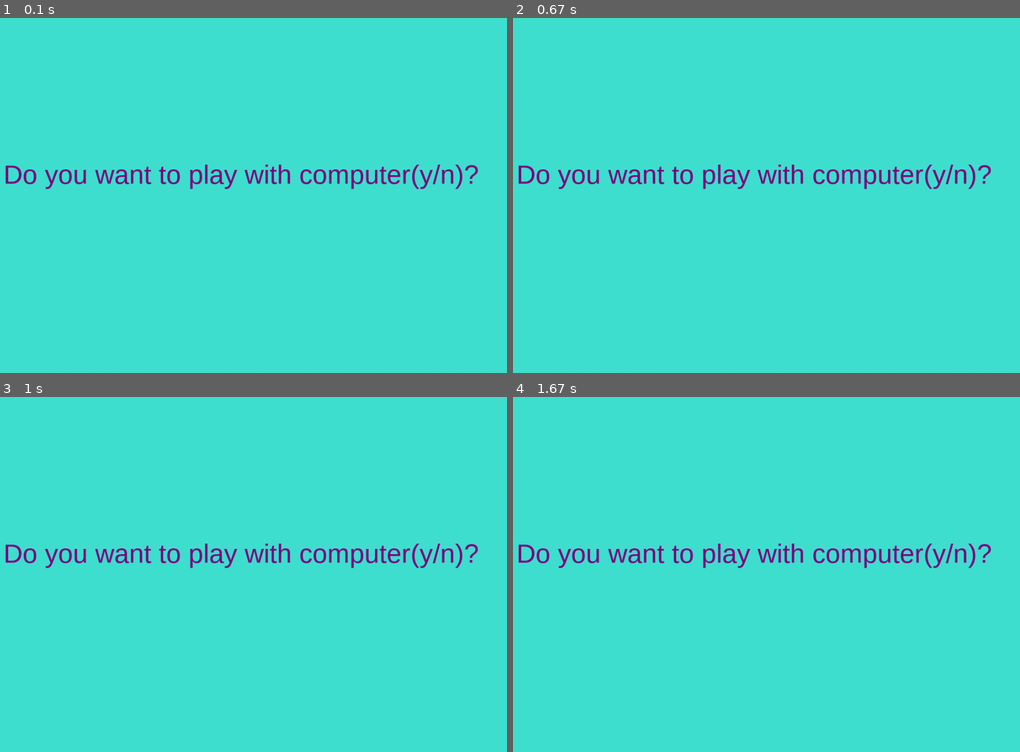
Above: before the commit, frames 1-4 (two rows, left to right).
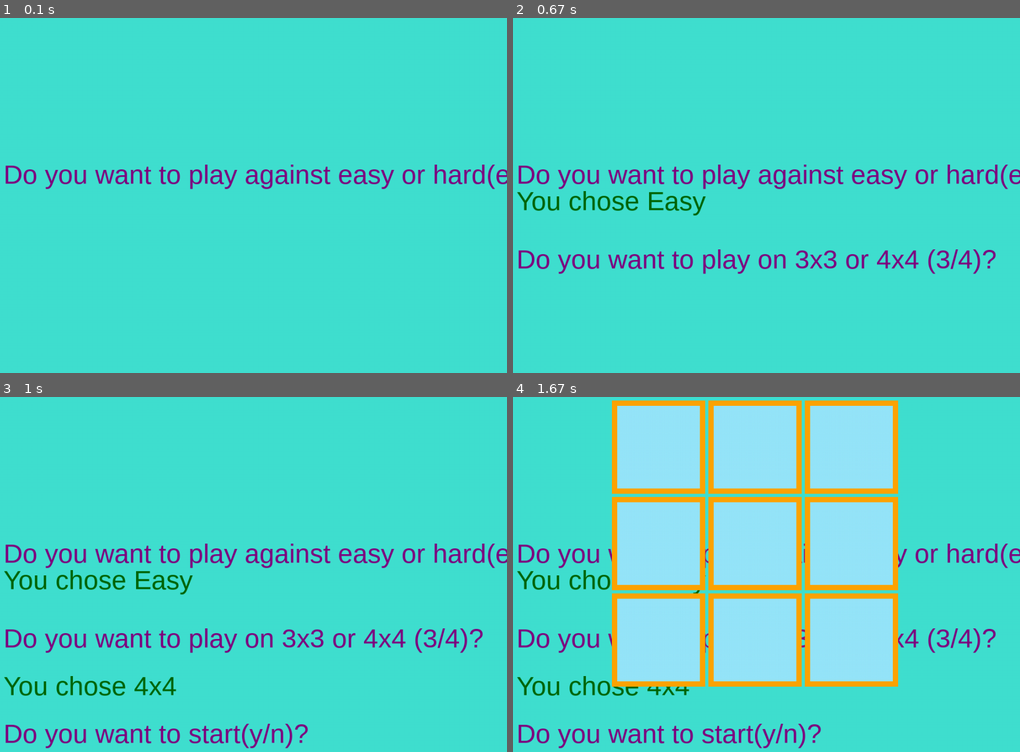
Above: after the commit, the same moments.

Repository: vv-ss/avpython
Game: pygame game, started from jugend_forscht/tictactoe/tictactoe pygame.py
Two runs of this game, one before a commit and one after it. Both use one fixed random seed, a clock stepped at 60 frames per second and the inputs below.
Inputs:
- Up to frame 1 (0.1 s): no input
- Up to frame 2 (0.67 s): tap E at 0.33 s
- Up to frame 3 (1 s): tap 4 at 0.67 s
- Up to frame 4 (1.67 s): tap Y at 1.1 s

The runs differ from the first frame. In frame 1, 1.5% of the frame differs, in the area x 48-100%, y 41-49%; in frame 2, 4.0%; in frame 3, 5.8%; in frame 4, 47%, in the area x 0-100%, y 0-100%.

Commit message:
Added questions to board

Diff:
--- a/jugend_forscht/tictactoe/tictactoe pygame.py
+++ b/jugend_forscht/tictactoe/tictactoe pygame.py
@@ -1,6 +1,6 @@
 import pygame
 from pygame.locals import *
-darkgreen=()
+darkgreen=(0,100,0)
 green = (0, 255, 0)
 tuerkis=(64, 224, 208)
 orange = (255,165,0)
@@ -58,6 +58,7 @@
 
     else:
         row = None
+    print(row, col)
 
 def print_board():
     # Rechteck mitte links
@@ -96,19 +97,92 @@
     pygame.draw.rect(surface, lightblue, pygame.Rect(600, 598, 168, 168))
     pygame.draw.rect(surface, orange, pygame.Rect(594, 594, 176, 176), 10)
 
-print_board()
+
 green_cover=pygame.draw.rect(surface,tuerkis,pygame.Rect(0,0,1000,1000))
-question1=font_style.render('Do you want to play with computer(y/n)?',True,purple)
+
+question1=font_style.render('Do you want to play against easy or hard(e/h)?',True,purple)
 surface.blit(question1, (50,490))
 pygame.display.flip()
+
+hardness_level = None
 while True:
+    if (hardness_level):
+        break
+    for event in pygame.event.get():
+        if event.type == QUIT:
+            pygame.quit()
+        elif event.type == pygame.KEYDOWN:
+            if event.key == pygame.K_e:
+                print("Key E has been pressed")
+                hardness_level = 'Easy'
+                break
+            if event.key == pygame.K_h:
+                hardness_level = 'Hard'
+                print("Key H has been pressed")
+                break
+
+
+answer1=font_style.render("You chose " + hardness_level, True, darkgreen)
+surface.blit(answer1, (50,540))
+pygame.display.flip()
+
+question=font_style.render('Do you want to play on 3x3 or 4x4 (3/4)?',True,purple)
+surface.blit(question, (50,650))
+pygame.display.flip()
+
+board_size = None
+while True:
+    if (board_size):
+        break
+    for event in pygame.event.get():
+        if event.type == QUIT:
+            pygame.quit()
+        elif event.type == pygame.KEYDOWN:
+            if event.key == pygame.K_3:
+                print("Key 3 has been pressed")
+                board_size = '3x3'
+                break
+            if event.key == pygame.K_4:
+                board_size = '4x4'
+                print("Key 4 has been pressed")
+                break
+
+
+answer=font_style.render("You chose " + board_size, True, darkgreen)
+surface.blit(answer, (50,740))
+pygame.display.flip()
+
+
+
+# Ask next question
+question2=font_style.render('Do you want to start(y/n)?',True,purple)
+surface.blit(question2, (50,830))
+pygame.display.flip()
+
+start_player = None
+while True:
+    if (start_player):
+        break
     for event in pygame.event.get():
         if event.type == QUIT:
             pygame.quit()
         elif event.type == pygame.KEYDOWN:
             if event.key == pygame.K_y:
                 print("Key Y has been pressed")
+                start_player = 'Y'
                 break
             if event.key == pygame.K_n:
+                start_player = 'N'
                 print("Key N has been pressed")
                 break
+
+print_board()
+pygame.display.flip()
+while True:
+    for event in pygame.event.get():
+        if event.type == QUIT:
+            pygame.quit()
+        elif event.type == pygame.MOUSEBUTTONDOWN:
+            user_click()
+        else:
+            pass
